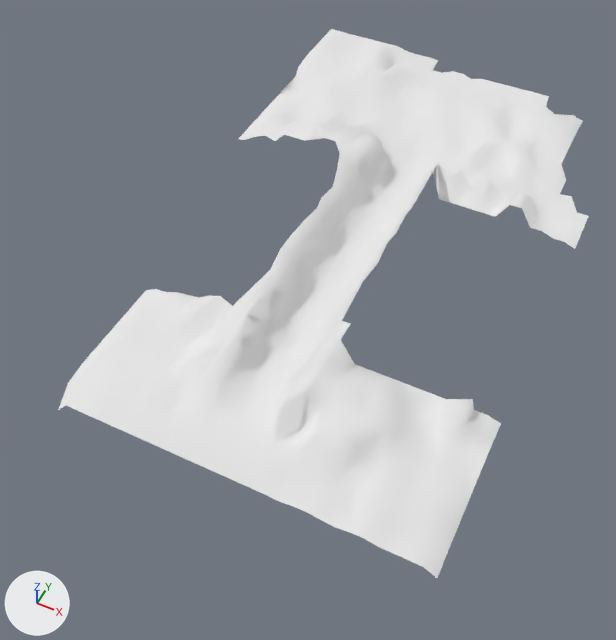
Before and after pictures for a commit that changed the OBJ model assets/1st_party/models/sponza_debris.obj.
Both versions are drawn from a camera (50 mm lens) standing at (368.0, -1851.0, 1088.0) and looking at (-111.0, -893.0, -110.0). The lights are fixed; the arrows at lower left show +X, +Y and +Z. Where no turn or scale is listed for an object, it has been applied to the vertices.
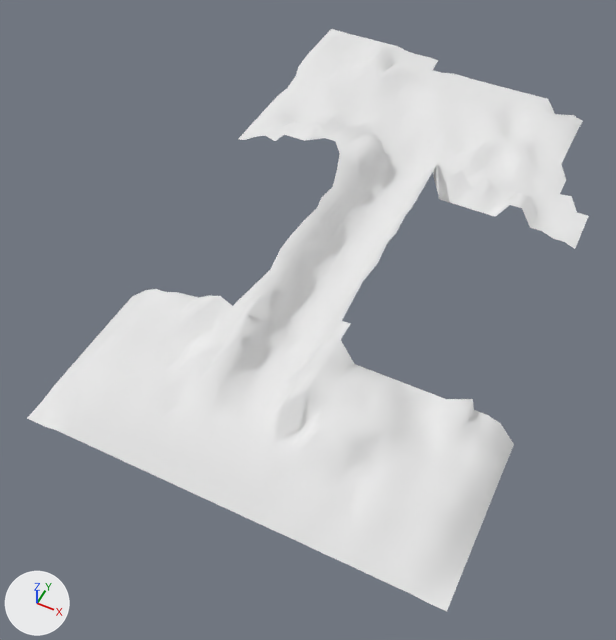
Changed parts and their boxes (x1, y1, x2, y2) in the pictures (616 x 640 px):
'Plane', reshaped (6% taller): before (58, 29, 589, 578); after (27, 29, 589, 611)
part 1 of me_plane, added: after (27, 290, 514, 611)
part 2 of me_plane, built on: before (442, 71, 549, 108); after (442, 73, 555, 114)

What the commit changed:
me_plane is used by ob_plane; location (0.0, 0.0, 0.0).
Verts and faces of me_plane; kept vertices keep their numbers, new ones are numbered from 668.
Before the commit, vertices of me_plane: 58 (119.0, -181.0, -3.0) at pixel (545, 106), 123 (143.0, -188.0, -10.0) at pixel (555, 114), 183 (113.0, -136.0, -4.0) at pixel (548, 96), 211 (22.0, -136.0, -4.0) at pixel (509, 86), 332 (135.0, -192.0, -3.0) at pixel (551, 111).
Before the commit, vertices of me_plane: 430 (-23.0, -136.0, -4.0) at pixel (490, 81), 454 (67.0, -136.0, -4.0) at pixel (529, 91), 490 (-114.0, -136.0, -4.0) at pixel (453, 71), 523 (45.0, -136.0, -4.0) at pixel (519, 88), 541 (-46.0, -136.0, -4.0) at pixel (481, 78).
Before the commit, vertices of me_plane: 645 (-1.0, -136.0, -4.0) at pixel (500, 83), 650 (90.0, -136.0, -4.0) at pixel (539, 93), 659 (-91.0, -136.0, -4.0) at pixel (462, 73).
me_plane had 668 vertices, 1176 faces and spanned x -448.0..294.0, y -1300.0..-91.0, z -49.0..80.0.
me_plane now has 715 vertices, 1266 faces and spans x -448.0..322.0, y -1335.0..-91.0, z -50.0..80.0.
Part 1, on me_plane:
19 vertices are added at x -399.0..322.0, y -1335.0..-1035.0, z -50.0..-44.0.
18 new vertices lie (0.0, -35.0, -23.0) away from vertices in x -340.0..158.0, y -1300.0, z -22.0.
6 new vertices lie (-36.0, 0.0, -34.0) away from vertices in x -363.0, y -1224.0..-1035.0, z -13.0.
5 new vertices lie (0.0, -35.0, -20.0) away from vertices in x 135.0..271.0, y -1300.0, z -26.0.
90 new faces join them.
Part 2, on me_plane:
Vertices deleted: 183 (with the faces that use them).
Vertices 211, 430, 454, 523, 541, 645, 650 move by (0.0, 0.0, -7.0).
Vertex 490 moves to (-114.0, -136.0, -10.0), pixel (452, 73).
Vertex 659 moves to (-91.0, -136.0, -10.0), pixel (462, 75).
New vertex 700 is at (113.0, -136.0, -11.0), pixel (548, 98).
New faces: (58, 700, 650), (58, 332, 123), (58, 123, 700).
